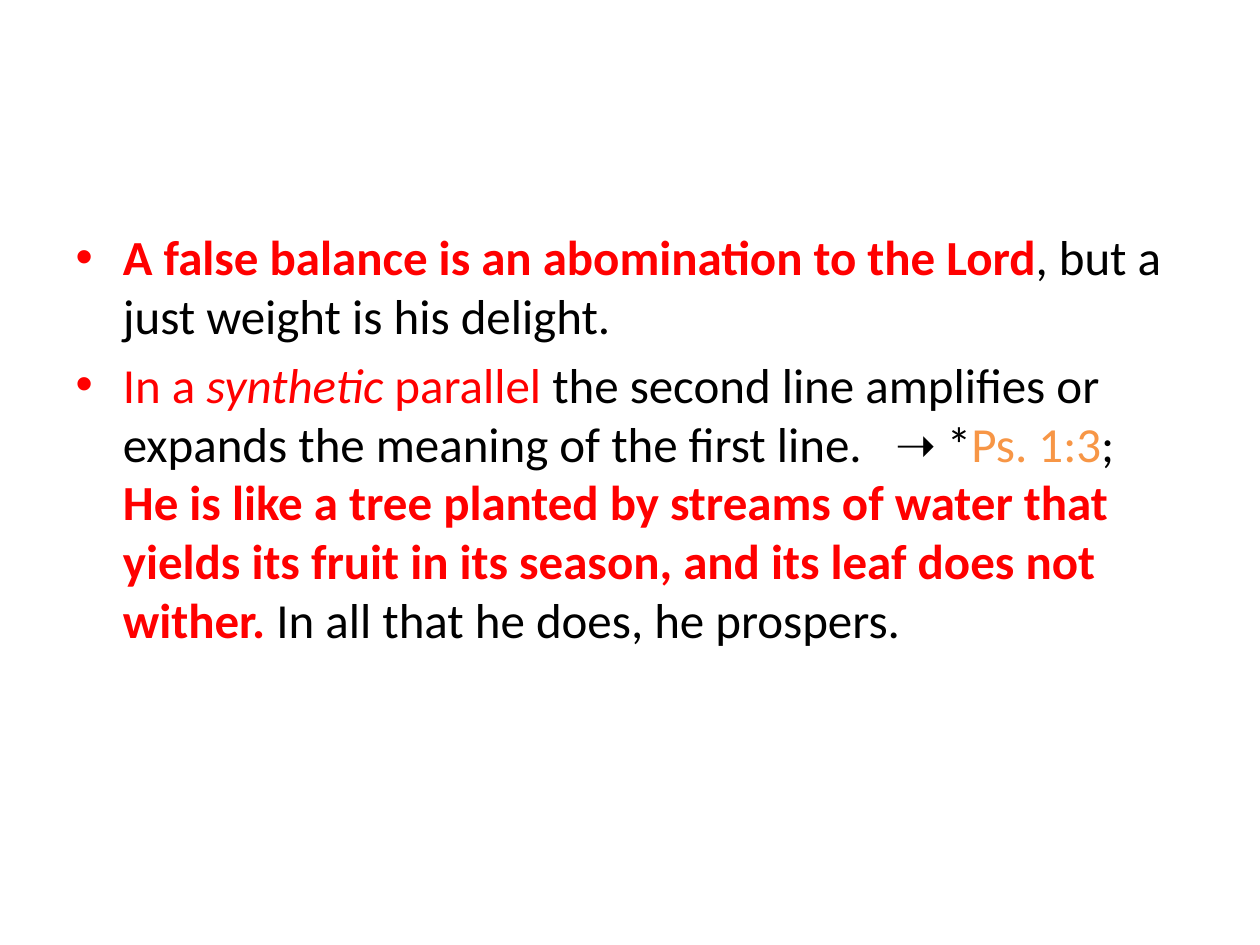
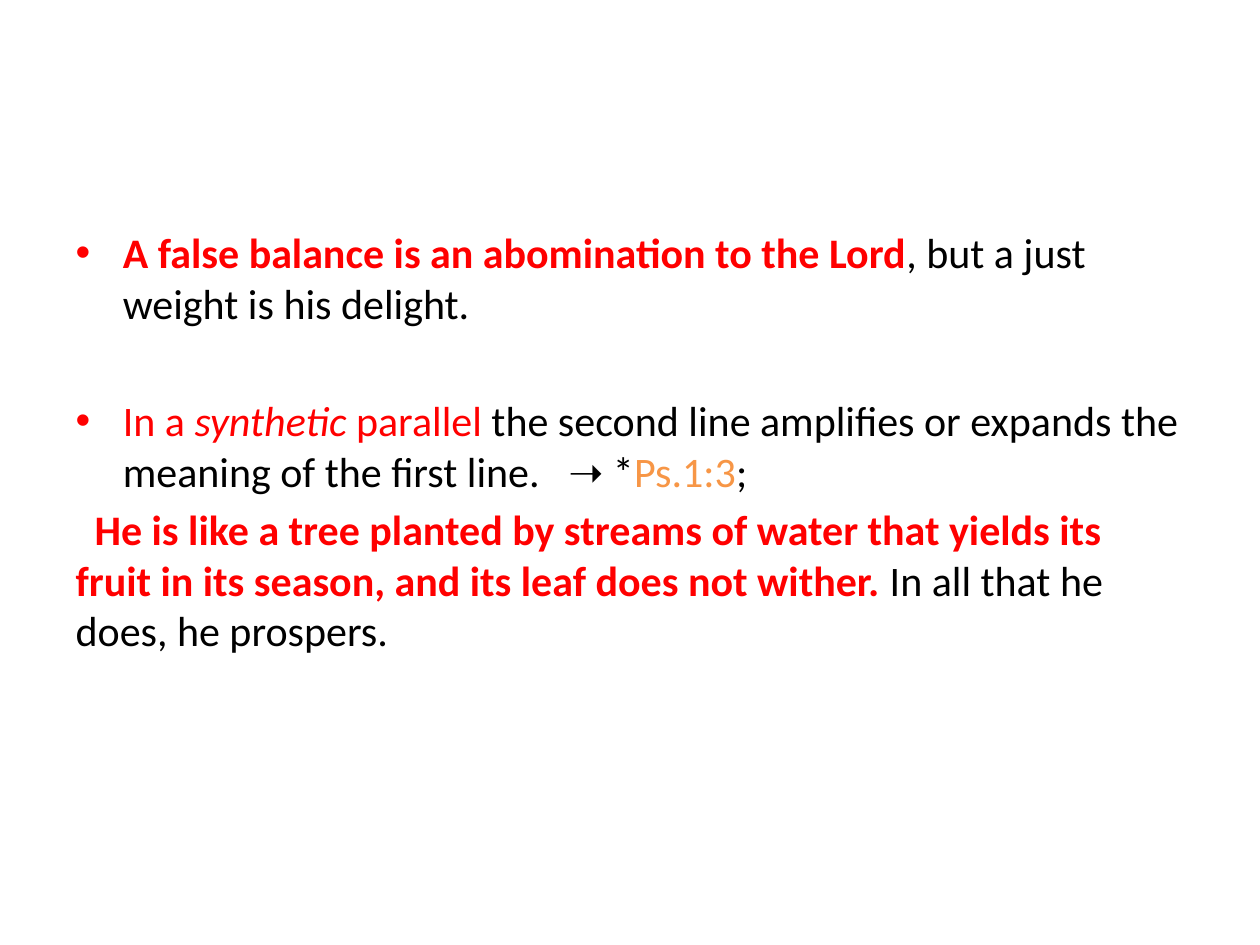
Before and after one commit to mutanganajoseph/Documents, a slide deck: slide 37 of auca/sem-1/intro-to-Bible-study/1 intro to Bible study Notes.pptx (slide 45 before the commit). Drawn at 1260x945 pixels with LibreOffice and Linux fonts; fonts in the diff are those of the drawing. Boxes give left, top, right and bottom in pixels: in the first picture for what was removed or moved away, otherwise in the second. Text is boxed around its words. In the diff, an @@ line names an element or a change of style, - is before the commit and + after.

```diff
--- a/auca/sem-1/intro-to-Bible-study/1 intro to Bible study Notes.pptx
+++ b/auca/sem-1/intro-to-Bible-study/1 intro to Bible study Notes.pptx
@@ text at bbox=[123, 238, 1085, 327]: size 28 to 24 pt in "A false balance is an abomination to ..." @@
@@ text at bbox=[76, 406, 1178, 653]: text changed; size 28 to 24 pt @@
-• In a synthetic parallel the second line amplifies or expands the meaning of the first line. ➝ *Ps. 1:3; He is like a tree planted by streams of water that yields its fruit in its season, and its leaf does not wither. In all that he does, he prospers.
+• In a synthetic parallel the second line amplifies or expands the meaning of the first line. ➝ *Ps.1:3;
+He is like a tree planted by streams of water that yields its fruit in its season, and its leaf does not wither. In all that he does, he prospers.
```
Also in this commit, not shown: 44 other slides changed, 1 slide added, 18 slides removed, 1 other file.
